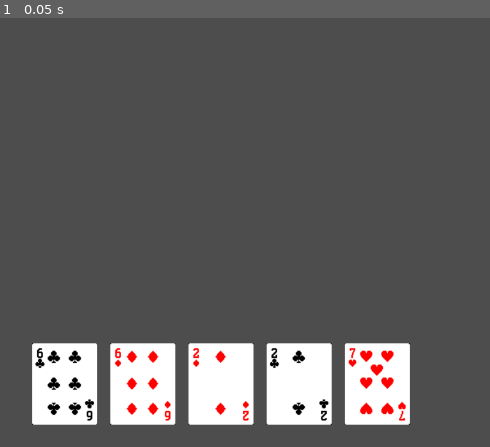
Above: before the commit, frame 1.
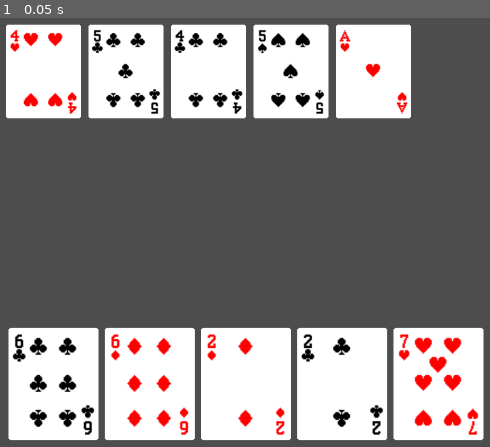
Above: after the commit, the same moment.

Repository: rominaisa1981/cuarenta
Game: Godot game, scene res://scenes/Main.tscn
Two runs of this game, one before a commit and one after it. Both use one fixed random seed, a clock stepped at 60 frames per second and the inputs below.
Inputs:
- Up to frame 1 (0.05 s): no input

The runs differ from the first frame. In frame 1, 33% of the frame differs, in the area x 1-99%, y 1-99%.

Commit message:
cartas cpu
probando cartas de cpu

Diff:
--- a/scenes/Card.tscn
+++ b/scenes/Card.tscn
@@ -1,8 +1,18 @@
-[gd_scene load_steps=2 format=3 uid="uid://crw7a534e4qu7"]
+[gd_scene load_steps=3 format=3 uid="uid://crw7a534e4qu7"]
 
 [ext_resource type="Script" uid="uid://c2xl3l7lyqg08" path="res://scripts/Card.gd" id="1_yiag5"]
+
+[sub_resource type="RectangleShape2D" id="RectangleShape2D_yiag5"]
+size = Vector2(80, 100)
 
 [node name="Card" type="Node2D"]
 script = ExtResource("1_yiag5")
 
+[node name="Area2D" type="Area2D" parent="."]
+
+[node name="CollisionShape2D" type="CollisionShape2D" parent="Area2D"]
+shape = SubResource("RectangleShape2D_yiag5")
+
 [node name="Sprite2D" type="Sprite2D" parent="."]
+
+[connection signal="input_event" from="Area2D" to="." method="_on_area_2d_input_event"]
--- a/scenes/Main.tscn
+++ b/scenes/Main.tscn
@@ -3,8 +3,13 @@
 [ext_resource type="Script" uid="uid://dxgl8ri1s5mjy" path="res://scripts/Main.gd" id="1_elqb8"]
 [ext_resource type="PackedScene" uid="uid://crw7a534e4qu7" path="res://scenes/Card.tscn" id="2_rvslj"]
 
-[node name="Node2D" type="Node2D"]
+[node name="Main" type="Node2D"]
 script = ExtResource("1_elqb8")
 card_scene = ExtResource("2_rvslj")
 
 [node name="Card" parent="." instance=ExtResource("2_rvslj")]
+
+[node name="Mesa" type="Node2D" parent="."]
+position = Vector2(350, 360)
+
+[node name="ManoCPU" type="Node2D" parent="."]
--- a/scripts/Card.gd
+++ b/scripts/Card.gd
@@ -2,6 +2,7 @@
 
 var numero = 0
 var palo = ""
+var ya_jugada = false
 
 func configurar_carta(nuevo_numero, nuevo_palo):
 	numero = nuevo_numero
@@ -39,3 +40,26 @@
 	if event is InputEventScreenTouch and event.pressed:
 		print("Tocaste la carta: ", numero, " de ", palo)
 		# Aquí podrías llamar a una función para "jugar" esta carta
+
+func jugar_carta():
+	print("Carta jugada: ", numero, palo)
+
+	ya_jugada = true
+
+	var mesa = get_parent().get_node("Mesa")
+	var destino_global = mesa.global_position
+
+	var main = get_tree().get_root().get_node("Main")
+	main.colocar_en_mesa(self)
+	main.turno_cpu()
+	#var tween = create_tween()
+	#tween.tween_property(self, "position", destino_global, 0.5).set_trans(Tween.TRANS_SINE).set_ease(Tween.EASE_IN_OUT)
+
+	# Opcional: agrandar la carta
+	#tween.tween_property(self, "scale", Vector2(2, 2), 0.3)
+
+
+
+func _on_area_2d_input_event(viewport: Node, event: InputEvent, shape_idx: int) -> void:
+	if (event is InputEventMouseButton or event is InputEventScreenTouch) and event.pressed and not ya_jugada:
+		jugar_carta()
--- a/scripts/Main.gd
+++ b/scripts/Main.gd
@@ -2,28 +2,127 @@
 @export var card_scene: PackedScene
 
 @onready var deck = preload("res://scripts/Deck.gd").new()
+var numero = 0
+var palo = ""
+var ya_jugada = false  # bandera para no repetir acción
+
+var mesa_cartas = []  # lista para rastrear las cartas en mesa
+var mano_cpu = []
 
 func _ready():
 	add_child(deck)
 	repartir_cartas()
+	repartir_mano_cpu(5)
+
+func repartir_mano_cpu(cantidad: int):
+	var escala = 1.5
+	var ancho_real = 80 * escala
+	var separacion = 12
+	var ancho_total = cantidad * ancho_real + (cantidad - 1) * separacion
+
+	var screen_width = get_viewport_rect().size.x
+	var inicio_x = (screen_width - ancho_total) / 2.0
+	var y = 100  # Altura fija arriba
+
+	for i in range(cantidad):
+		var carta_info = deck.mazo.pop_back()
+		var carta = card_scene.instantiate()
+		carta.configurar_carta(carta_info["numero"], carta_info["palo"])
+		carta.scale = Vector2(escala, escala)
+
+		var x = inicio_x + i * (ancho_real + separacion)
+		carta.position = Vector2(x, y)
+
+		# 👇 Si quieres simular cartas boca abajo (opcional)
+		# carta.rotation_degrees = 180
+
+		add_child(carta)  # 👈 Añadimos directamente al nodo principal, NO a ManoCPU
+		mano_cpu.append(carta)
+
+
+
+func colocar_en_mesa(carta: Node2D):
+	var mesa = $Mesa
+	var index = mesa_cartas.size()
+	var offset_x = 90  # separación entre cartas
+
+	# 👇 Posición horizontal desde el borde izquierdo
+	var destino = mesa.global_position + Vector2(index * offset_x, 0)
+
+	mesa_cartas.append(carta)
+
+	carta.z_index = mesa_cartas.size()
+
+	# Mover la carta con animación
+	var tween = carta.create_tween()
+	tween.tween_property(carta, "position", destino, 0.4).set_trans(Tween.TRANS_SINE).set_ease(Tween.EASE_IN_OUT)
+
+	# Redimensionar si deseas
+	tween.tween_property(carta, "scale", Vector2(2, 2), 0.3)
+
+func turno_cpu():
+	if mano_cpu.size() == 0:
+		return
+
+	var carta = mano_cpu.pop_front()
+	colocar_en_mesa(carta)
 
 func repartir_cartas():
-	#var screen_width = get_viewport_rect().size.x
 	var cantidad_cartas = 5
-	#var espacio = screen_width / (cantidad_cartas + 1)
-	var ancho_carta = 80
-	var separacion = 45
-	var inicio_x = (get_viewport_rect().size.x - ((ancho_carta + separacion) * cantidad_cartas - separacion)) / 2.0
+	var ancho_real = 80
+	var escala = 1.8
+	var ancho_visible = ancho_real * escala
+	var separacion = 10  # más juntas
+
+	var ancho_total = (cantidad_cartas * ancho_visible) + ((cantidad_cartas - 1) * separacion)
+	var screen_width = get_viewport_rect().size.x
+	var screen_height = get_viewport_rect().size.y
+
+	var centro_inicial = (screen_width - ancho_total) / 2.0
 
 	for i in range(cantidad_cartas):
-		var carta_info = deck.mazo.pop_back()  # {'numero': 1, 'palo': 'brillo'}
+		var carta_info = deck.mazo.pop_back()
+		var carta_escena = card_scene.instantiate()
+		carta_escena.configurar_carta(carta_info["numero"], carta_info["palo"])
+		carta_escena.scale = Vector2(escala, escala)
 
-		var carta_escena = card_scene.instantiate() #preload("res://scenes/Card.tscn").instantiate()
-		carta_escena.configurar_carta(carta_info["numero"], carta_info["palo"])
-
-		var x = inicio_x + i * (ancho_carta + separacion)
-		carta_escena.position = Vector2(x, get_viewport_rect().size.y - 120)
-		#carta_escena.position = Vector2(espacio * (i + 1), get_viewport_rect().size.y - 150)
-		carta_escena.scale = Vector2(1.3, 1.3)  # Escalamos para móviles/tablets
+		var x = centro_inicial + i * (ancho_visible + separacion) + ancho_visible / 2.0
+		var y = screen_height - 120
+		carta_escena.position = Vector2(round(x), y)
 
 		add_child(carta_escena)
+
+func configurar_carta(nuevo_numero, nuevo_palo):
+	numero = nuevo_numero
+	palo = nuevo_palo
+	actualizar_sprite()
+
+func actualizar_sprite():
+	var nombre_numero = "AS" if numero == 1 else ("J" if numero == 10 else ("Q" if numero == 11 else ("K" if numero == 12 else str(numero))))
+	var nombre_palo = palo.to_upper()
+	var ruta = "res://assets/cartas/" + nombre_numero + nombre_palo + ".png"
+
+	if $Sprite2D and ResourceLoader.exists(ruta):
+		$Sprite2D.texture = load(ruta)
+		$Sprite2D.scale = Vector2(1, 1)
+	else:
+		print("No se encontró la imagen de la carta: ", ruta)
+
+func _input_event(viewport, event, shape_idx):
+	if (event is InputEventMouseButton or event is InputEventScreenTouch) and event.pressed and not ya_jugada:
+		jugar_carta()
+
+
+func jugar_carta():
+	ya_jugada = true
+	print("Carta tocada: ", numero, palo)
+	var destino = Vector2(
+		get_viewport_rect().size.x / 2,
+		get_viewport_rect().size.y / 2 - 50
+	)
+
+	var tween = create_tween()
+	tween.tween_property(self, "position", destino, 0.5).set_trans(Tween.TRANS_SINE).set_ease(Tween.EASE_IN_OUT)
+
+	# Opcional: agrandarla un poco al llegar
+	tween.tween_property(self, "scale", Vector2(2, 2), 0.3)
